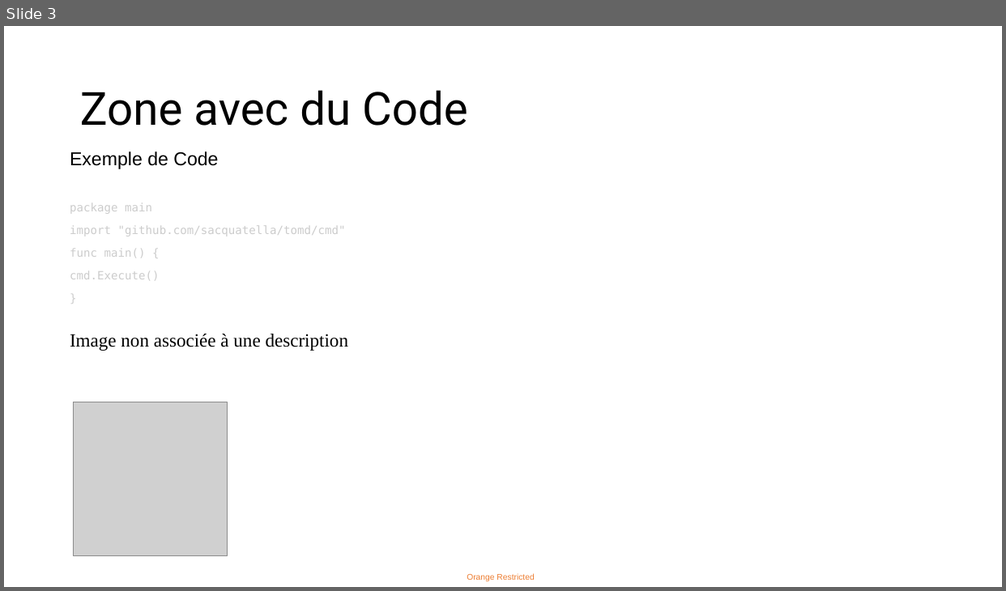
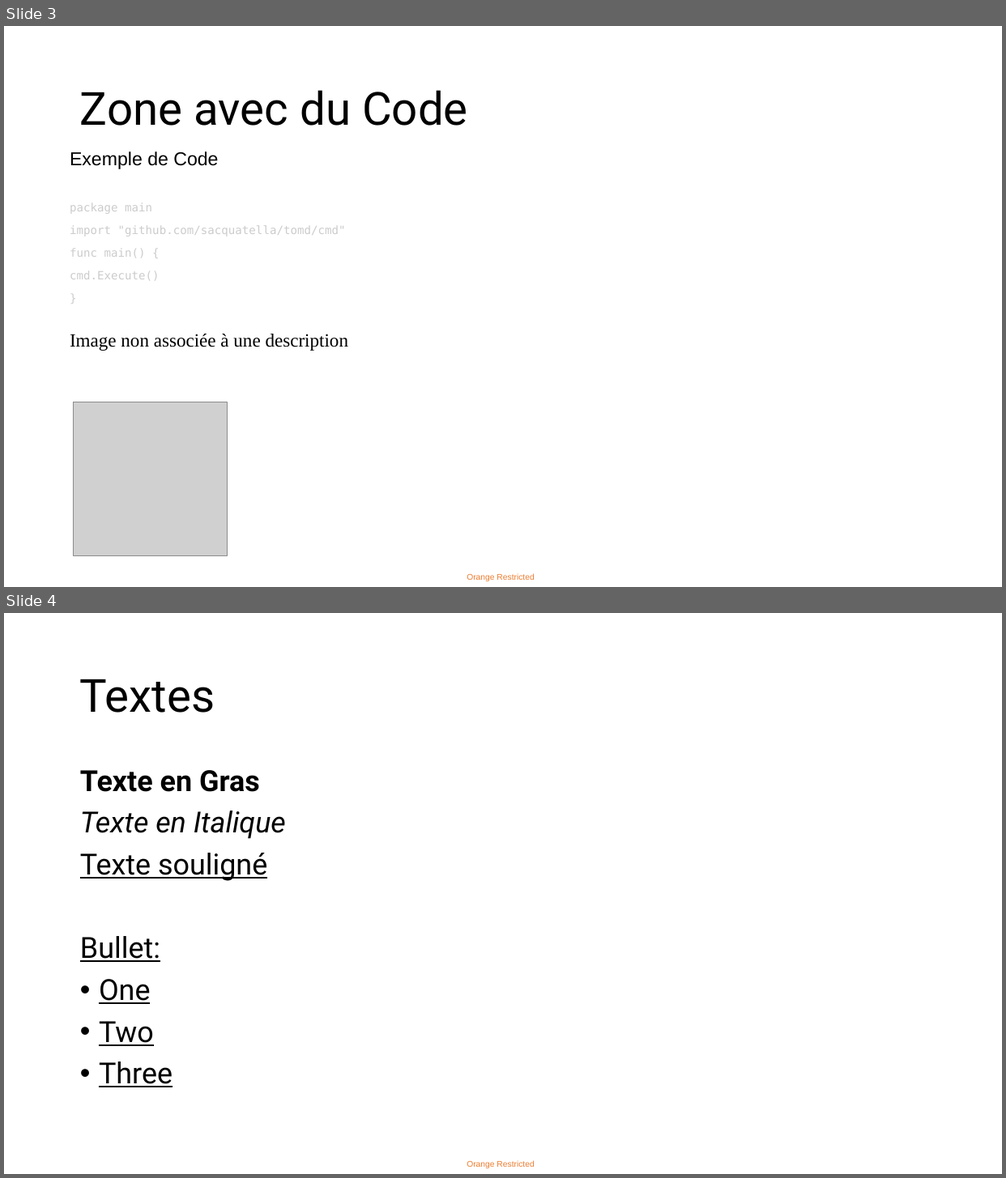
Before and after one commit to sacquatella/tomd, a slide deck: samples/test.pptx. Shown one above the other, each under a label of ours: slide 3 before the commit, slides 3 and 4 after it. The pictures are 1006x591 and 1006x1178 pixels, drawn with LibreOffice and Linux fonts; fonts in the diff are those of the drawing; grey boxes stand for pictures. Boxes give left, top, right and bottom in pixels: in the first picture for what was removed or moved away, otherwise in the second. Text is boxed around its words. In the diff, an @@ line names an element or a change of style, - is before the commit and + after.

```diff
--- a/samples/test.pptx
+++ b/samples/test.pptx
@@ slide 4 added at (4, 613, 1002, 1174), background #FFFFFF; not listed: 1 template element that a slide beside it also shows @@
@@ title added at (80, 679, 215, 713), 44 pt, text #000000 @@
+Textes
@@ text added at (80, 770, 286, 1088), 28 pt, text #000000, underline @@
+Texte en Gras
+Texte en Italique
+Texte souligné
+Bullet:
+• One
+• Two
+• Three
```
Also in this commit, not shown: 1 slide changed, 4 other files.
